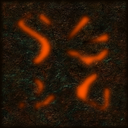
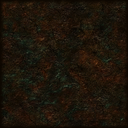
The second 128×128 image is a revision of the first. Changes to its layers:
hid "GLOW" (2nd of 2, in "Weapon Pad"), moved it into group "Weapon Pad" over [14, 10, 114, 114]
moved "Foreground" (2nd of 2, in "Weapon Pad") into group "Weapon Pad" over [14, 10, 114, 114]
